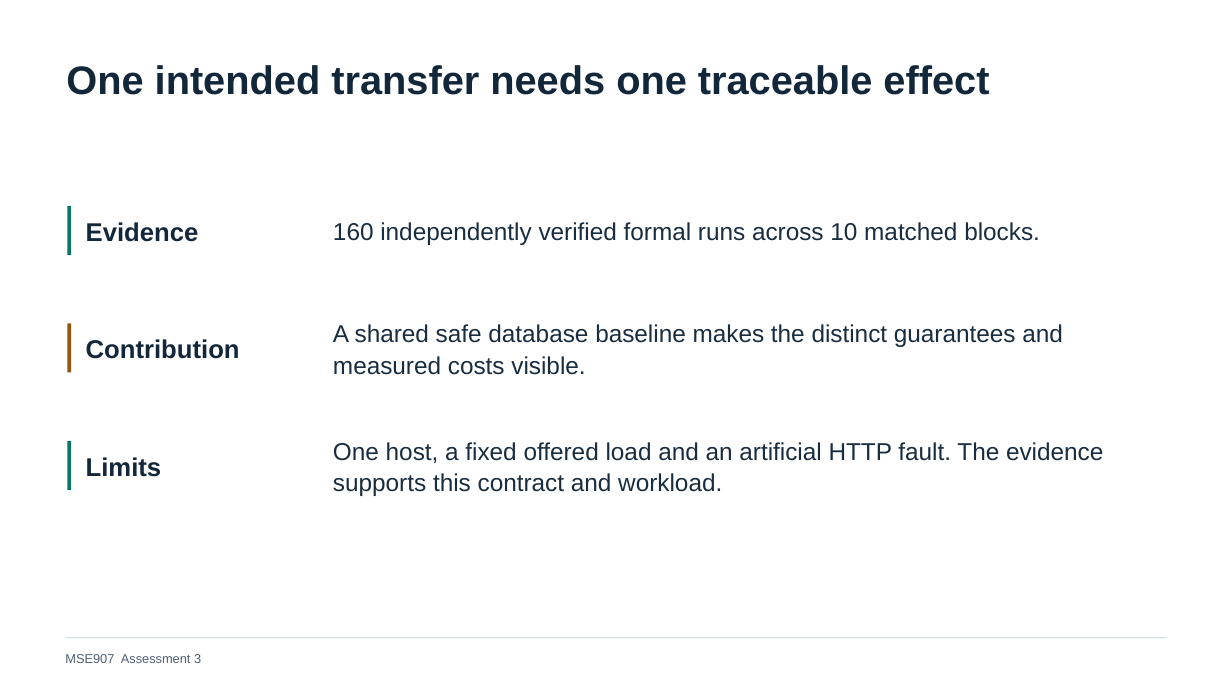
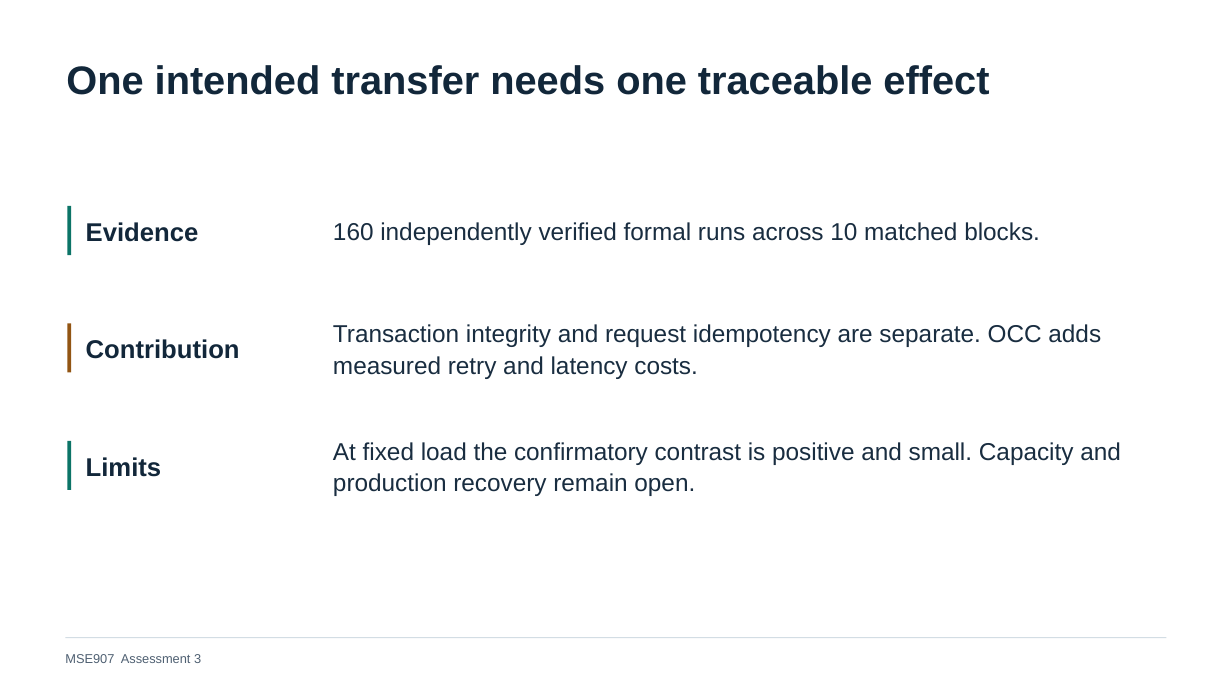
Before and after one commit to miku-wwl/capstone, a slide deck: slide 18 of docs/week04/Day06/Assessment3_Final_Presentation_EN.pptx. Drawn at 1232x693 pixels with LibreOffice and Linux fonts; fonts in the diff are those of the drawing. Boxes give left, top, right and bottom in pixels: in the first picture for what was removed or moved away, otherwise in the second. Text is boxed around its words. In the diff, an @@ line names an element or a change of style, - is before the commit and + after.

```diff
--- a/docs/week04/Day06/Assessment3_Final_Presentation_EN.pptx
+++ b/docs/week04/Day06/Assessment3_Final_Presentation_EN.pptx
@@ text at (333,324,1101,379): text changed @@
-A shared safe database baseline makes the distinct guarantees and measured costs visible.
+Transaction integrity and request idempotency are separate. OCC adds measured retry and latency costs.
@@ text at (333,442,1121,496): text changed @@
-One host, a fixed offered load and an artificial HTTP fault. The evidence supports this contract and workload.
+At fixed load the confirmatory contrast is positive and small. Capacity and production recovery remain open.
```
Also in this commit, not shown: 9 other slides changed, 12 other files.
